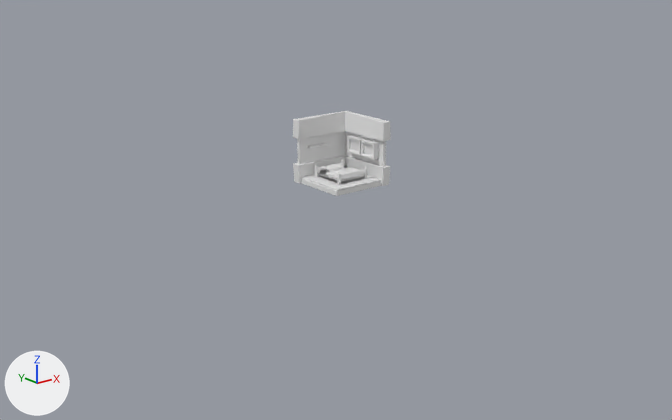
The Blender file SmallRoom.blend as it was, and as the next commit left it.
Camera for both pictures: a 50 mm camera at (-19.13, -23.63, 8.41) aimed at (-0.64, -0.52, -0.83). Lighting does not change. The marker at lower left points along +X, +Y and +Z.
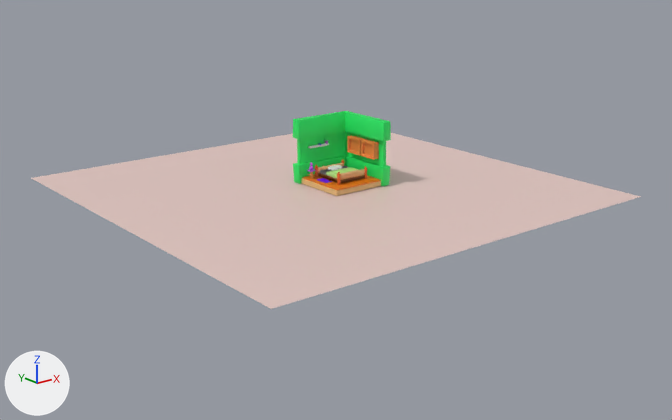
What differs and where, as boxes (x1, y1, x2, y2) in the pictures (672 x 420 px):
'Plane.011', added
    after: (31, 133, 641, 309)
'Cube.001', recoloured (white to orange)
    both: (347, 135, 379, 160)
'Plane.001', recoloured (white to orange)
    both: (302, 175, 381, 190)
'Plane', recoloured (white to orange)
    both: (301, 178, 381, 196)
'Plane.008', added
    after: (307, 140, 328, 172)
'Plane.010', added
    after: (316, 178, 333, 183)
part 1 of me_cube_001, recoloured (white to green)
    both: (293, 111, 391, 186)

What changed in the scene script:
```text
Add mat_material_007:
    mat_material_007 = principled_material('Material.007')
    mat_material_007.base_color = (0.8, 0.239, 0.0518)  # orange #e78640
Add mat_material_001:
    mat_material_001 = principled_material('Material.001')
    mat_material_001.base_color = (0.0162, 0.8, 0.128)  # green #22e764
Add mat_material_008:
    mat_material_008 = principled_material('Material.008')
    mat_material_008.base_color = (0.8, 0.188, 0.00181)  # orange #e77806
Add mat_material_009:
    mat_material_009 = principled_material('Material.009')
    mat_material_009.base_color = (0.768, 0.479, 0.191)  # beige #e3b879
Add mat_material_010:
    mat_material_010 = principled_material('Material.010')
    mat_material_010.base_color = (0.8, 0.594, 0.556)  # white #e7cbc5
Add mat_material_013:
    mat_material_013 = principled_material('Material.013')
    mat_material_013.base_color = (0.16, 0.0, 0.8)  # purple #6f00e7
Add mat_material_005:
    mat_material_005 = principled_material('Material.005')
    mat_material_005.base_color = (0.539, 0.105, 0.8)  # purple #c25be7
Change me_plane:
    where me_plane.from_pydata(...)  # 4 vertices, 1 face; spans x -1.0..1.0, y -1.0..1.0, z 0.0
    add me_plane.materials.append(mat_material_009)  # beige #e3b879
Change me_plane_001:
    where me_plane_001.from_pydata(...)  # 4 vertices, 1 face; spans x -0.17..0.17, y -1.0..1.0, z 0.0
    add me_plane_001.materials.append(mat_material_008)  # orange #e77806
Change me_cube_001:
    used by ob_cube; location = (0.0, 0.02, 0.74)
    remove me_cube_001.from_pydata(...)  # 36 vertices, 34 faces; spans x -1.11..1.22, y -1.12..1.21, z -0.95..1.32
    add me_cube_001.from_pydata(...)  # 278 vertices, 290 faces; spans x -1.11..1.22, y -1.12..1.21, z -0.95..1.32
    me_cube_001 part 1: 34 faces spanning x -1.11..1.22, y -1.12..1.21, z -0.95..1.32 switch from no material to mat_material_001 (green #22e764)
Change me_cube_002:
    where me_cube_002.from_pydata(...)  # 52 vertices, 28 faces; spans x 0.781..0.995, y -1.09..0.325, z -0.031..0.529
    add me_cube_002.materials.append(mat_material_007)  # orange #e78640
Add me_plane_011:
    me_plane_011.from_pydata([(-1.0, -1.0, 0.0), (1.0, -1.0, 0.0), (-1.0, 1.0, 0.0), (1.0, 1.0, 0.0)], [], [(0, 1, 3, 2)])
    me_plane_011.materials.append(mat_material_010)  # white #e7cbc5
Add me_plane_010:
    me_plane_010.from_pydata(...)  # a box spanning x -1.0..1.0, y -1.0..1.0, z 0.0..0.02
    me_plane_010.materials.append(mat_material_013)  # purple #6f00e7
Add me_plane_008:
    me_plane_008.from_pydata(...)  # 761 vertices, 722 faces; spans x -0.36..0.716, y 1.041..1.547, z -0.118..0.74
    me_plane_008.polygons.foreach_set('use_smooth', [True] * 722)
    me_plane_008.materials.append(mat_material_005)  # purple #c25be7
Add ob_plane_011:
    ob_plane_011 = bpy.data.objects.new('Plane.011', me_plane_011)
    ob_plane_011.location = (-0.58, 0.13, -0.2)
    ob_plane_011.scale = (7.3, 7.3, 7.3)
Add ob_plane_010:
    ob_plane_010 = bpy.data.objects.new('Plane.010', me_plane_010)
    ob_plane_010.location = (-0.65, 0.09, 0.05)
    ob_plane_010.scale = (0.156, 0.275, 0.156)
Add ob_plane_008:
    ob_plane_008 = bpy.data.objects.new('Plane.008', me_plane_008)
    ob_plane_008.location = (-0.56, -0.56, 0.43)
```
